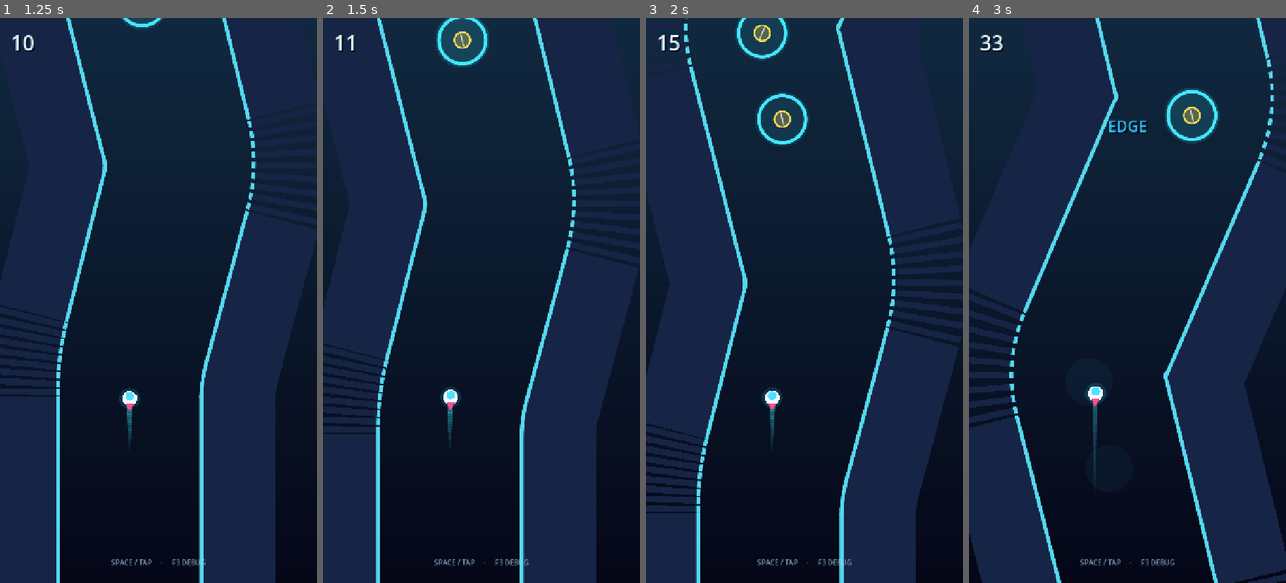
Above: before the commit, frames 1-4 (left to right).
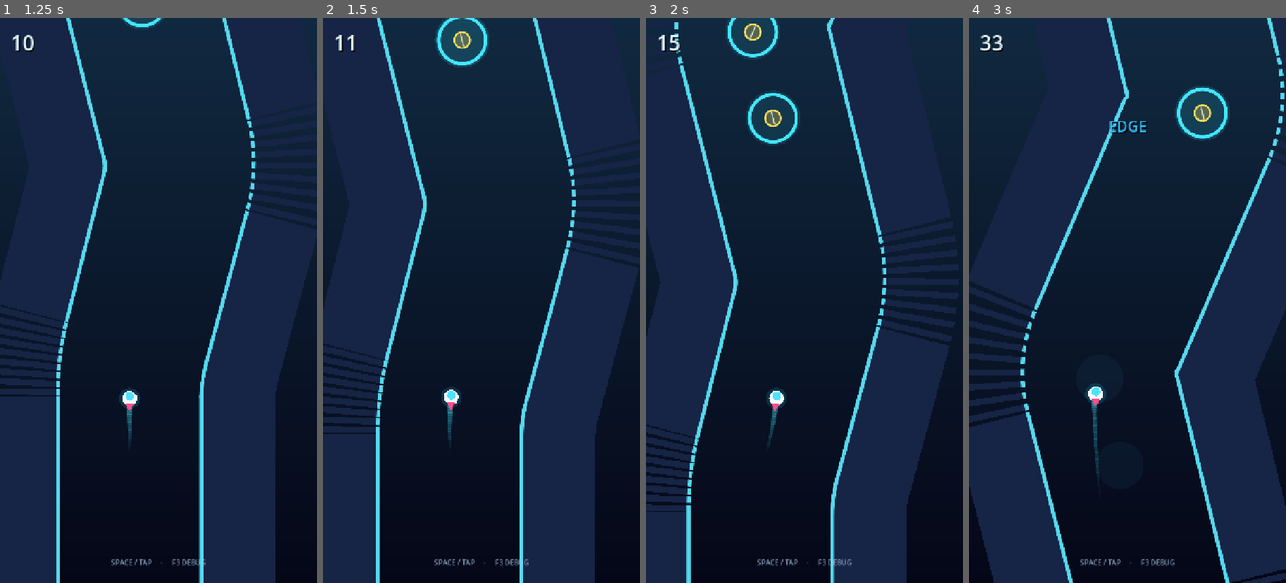
Above: after the commit, the same moments.

Repository: quockhanh290/gravityman
Game: Godot game, scene res://scenes/game.tscn
Same seed, same stepped clock (60 frames per second), same inputs: the game is played once before the commit and once after it.
Inputs (mouse positions are in pixels of both pictures, inside the frame that each line leads up to):
- Up to frame 1 (1.25 s): tap Enter at 0.5 s; move the mouse to (228, 272) at 0.52 s; hold Space (tap) from 0.53 s (still down); click (228, 272) at 0.67 s
- Up to frame 2 (1.5 s): move the mouse to (418, 328) at 1.27 s; release Space (tap) at 1.28 s; tap 2 (disable_death) at 1.35 s; click (418, 328) at 1.42 s
- Up to frame 3 (2 s): tap Space (tap) at 1.55 s
- Up to frame 4 (3 s): move the mouse to (1159, 176) at 2.02 s; hold 4 (force_high_speed) 2.03-2.78 s; click (1159, 176) at 2.17 s; tap Space (tap) at 2.3 s; move the mouse to (1111, 413) at 2.77 s; tap 3 (force_low_speed) at 2.85 s; click (1111, 413) at 2.92 s

Frame 1 is identical in both runs. In frame 2, 1.1% of the frame differs, in the area x 1-98%, y 0-100%; in frame 3, 11%; in frame 4, 12%, in the area x 0-100%, y 0-100%.

Commit message:
Strengthen one-tap steering response

Diff:
--- a/scripts/game.gd
+++ b/scripts/game.gd
@@ -249,7 +249,7 @@
 func _update_ui(sample: Dictionary, desired: Dictionary) -> void:
 	score_label.text = str(distance_score + bonus_score / 100)
 	if debug_enabled:
-		debug_label.text = "F3 DEBUG\nvelocity   %7.1f, %7.1f\nforward    %7.1f\nheading    %+7.1f deg\ndesired    %+7.1f deg\nworld up      0.0 deg\nerror      %+7.1f deg\nreturn     %+7.1f deg/s\ntap impulse %+6.1f deg\nlateral    %+7.1f\nstreak     %d\npad        %s\ngraze      %s (%s)\nfps        %d\n\nR restart | 1 half speed: %s\n2 no death: %s | 3 low | 4 high" % [hero.velocity.x, hero.velocity.y, hero.forward_speed, rad_to_deg(hero.heading_angle), hero.desired_heading_degrees, hero.steering_error_degrees, hero.vertical_return_contribution_degrees, hero.last_tap_impulse_degrees, hero.lateral_velocity, perfect_streak, …(129 unchanged characters)…
+		debug_label.text = "F3 DEBUG\nvelocity    %7.1f, %7.1f\nforward     %7.1f\nheading     %+7.1f deg\ndesired     %+7.1f deg\nworld up       0.0 deg\nerror       %+7.1f deg\nreturn      %+7.1f deg/s\ntap raw     %+7.1f deg\ntap applied %+7.1f deg\nblend         %5.2f\nlateral     %+7.1f\nstreak      %d\npad         %s\ngraze       %s (%s)\nfps         %d\n\nR restart | 1 half speed: %s\n2 no death: %s | 3 low | 4 high" % [hero.velocity.x, hero.velocity.y, hero.forward_speed, rad_to_deg(hero.heading_angle), hero.desired_heading_degrees, hero.steering_error_degrees, hero.vertical_return_contribution_degrees, hero.last_raw_tap_impulse_degrees, hero.last_applied_tap_impulse_degrees, hero.last_tap_blend_factor, hero.lateral_velocity, perfect_streak, …(129 unchanged characters)…
 
 func _spawn_pad(world_position: Vector2, direction: Vector2, difficulty: float, risky: bool) -> void:
 	var pad: BoostPad = pad_scene.instantiate()
--- a/scripts/hero.gd
+++ b/scripts/hero.gd
@@ -5,8 +5,9 @@
 @export var cruise_speed := 360.0
 @export var max_speed := 920.0
 @export var min_speed := 300.0
-@export_range(1.0, 12.0, 0.1) var tap_angle_impulse_degrees := 6.5
-@export_range(10.0, 70.0, 1.0) var vertical_return_rate_degrees := 34.0
+@export_range(1.0, 12.0, 0.1) var tap_angle_impulse_degrees := 9.5
+@export_range(1.0, 6.0, 0.1) var neutral_blend_angle_degrees := 3.0
+@export_range(10.0, 70.0, 1.0) var vertical_return_rate_degrees := 22.0
 @export_range(30.0, 70.0, 1.0) var max_heading_angle_degrees := 52.0
 @export_range(0.0, 3.0, 0.1) var weak_corridor_follow_rate := 0.0
 @export var radius := 17.0
@@ -22,7 +23,9 @@
 var lateral_velocity := 0.0
 var steering_error_degrees := 0.0
 var vertical_return_contribution_degrees := 0.0
-var last_tap_impulse_degrees := 0.0
+var last_raw_tap_impulse_degrees := 0.0
+var last_applied_tap_impulse_degrees := 0.0
+var last_tap_blend_factor := 0.0
 var alive := true
 var trail_points: Array[Vector2] = []
 var tumble := 0.0
@@ -41,7 +44,9 @@
 	steering_error_degrees = 0.0
 	desired_heading_degrees = rad_to_deg(heading_angle)
 	vertical_return_contribution_degrees = 0.0
-	last_tap_impulse_degrees = 0.0
+	last_raw_tap_impulse_degrees = 0.0
+	last_applied_tap_impulse_degrees = 0.0
+	last_tap_blend_factor = 0.0
 	alive = true
 	tumble = 0.0
 	rotation = velocity.angle() + PI * 0.5
@@ -53,12 +58,18 @@
 		return
 	correction_direction = target_direction.normalized()
 	var desired_angle := wrapf(WORLD_UP.angle_to(correction_direction), -PI, PI)
-	# Fade correction smoothly through vertical so the tap direction cannot flip
-	# abruptly as a smoothed bend crosses from right to left.
-	var direction_strength := clampf(desired_angle / deg_to_rad(18.0), -1.0, 1.0)
-	var impulse := deg_to_rad(tap_angle_impulse_degrees) * direction_strength
+	# Tap authority is constant outside a tiny neutral blend. Corridor angle picks
+	# the direction, not the magnitude; only +/-3 degrees around vertical fades
+	# smoothly to zero so the sign cannot flip abruptly through a bend.
+	var tap_sign := signf(desired_angle)
+	var neutral_angle := deg_to_rad(maxf(0.1, neutral_blend_angle_degrees))
+	var blend_factor := clampf(absf(desired_angle) / neutral_angle, 0.0, 1.0)
+	var raw_impulse := deg_to_rad(tap_angle_impulse_degrees) * tap_sign
+	var impulse := raw_impulse * blend_factor
 	heading_angle = clampf(heading_angle + impulse, -deg_to_rad(max_heading_angle_degrees), deg_to_rad(max_heading_angle_degrees))
-	last_tap_impulse_degrees = rad_to_deg(impulse)
+	last_raw_tap_impulse_degrees = rad_to_deg(raw_impulse)
+	last_applied_tap_impulse_degrees = rad_to_deg(impulse)
+	last_tap_blend_factor = blend_factor
 	flight_direction = WORLD_UP.rotated(heading_angle)
 	velocity = flight_direction * forward_speed
 
Not shown, changed: README.md
